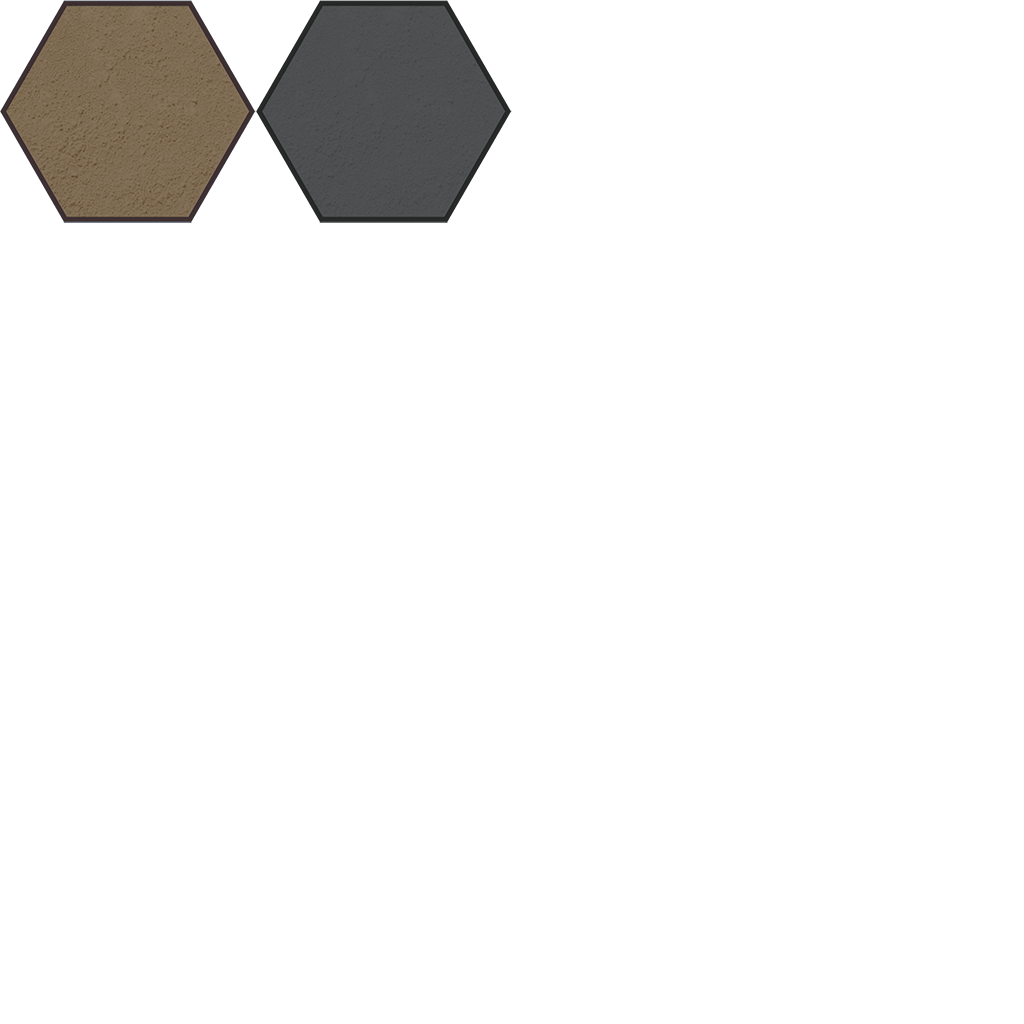
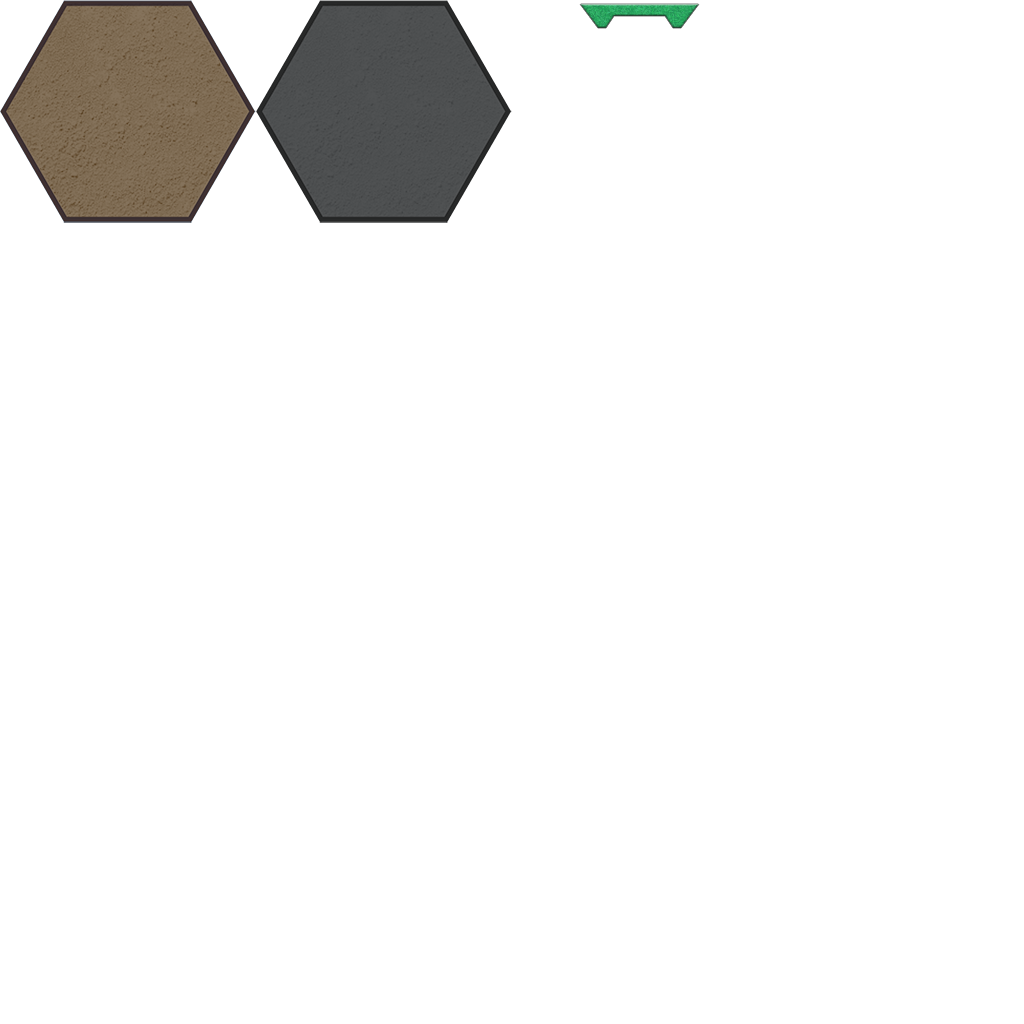
Two versions of the same layered image (w=1024, h=1024). Layer-by-layer changes:
added group "ground copy" with 6 layers above "ground" over bbox(579, 3, 700, 29)
added layer "Layer 4" in group "ground copy" over bbox(580, 4, 699, 28)
